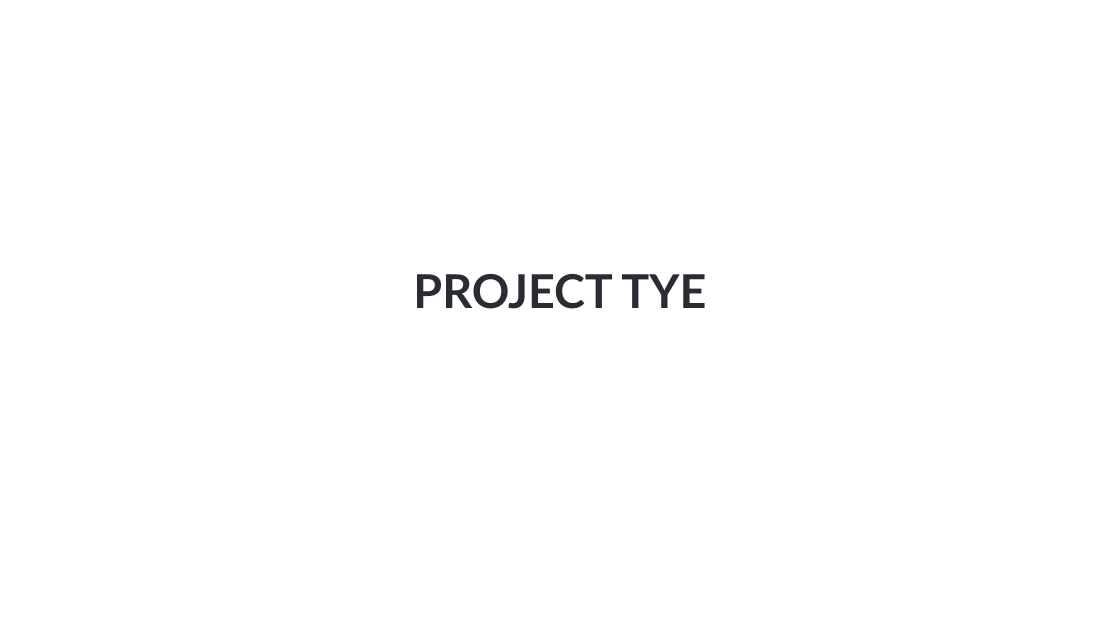
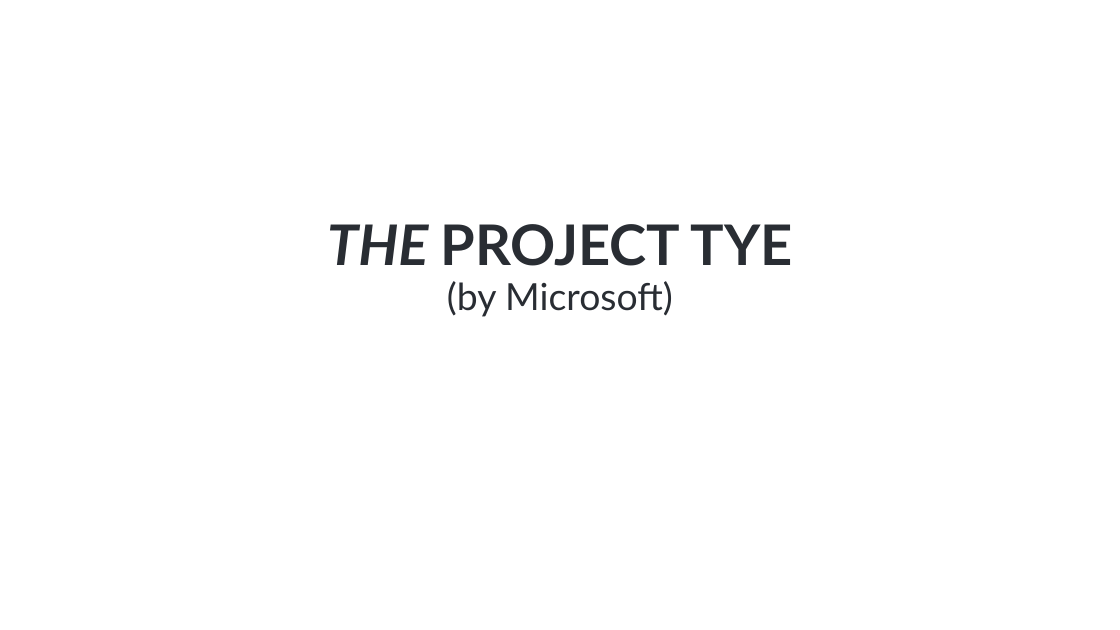
Before and after one commit to hikalkan/presentations, a slide deck: slide 7 of 2023-05-10 ABP Conf 2023 Developing with Kubernetes/Developing with Kubernetes.pptx. Drawn at 1120x630 pixels with LibreOffice and Linux fonts; fonts in the diff are those of the drawing; background and template pictures are left out. Boxes give left, top, right and bottom in pixels: in the first picture for what was removed or moved away, otherwise in the second. Text is boxed around its words. In the diff, an @@ line names an element or a change of style, - is before the commit and + after.

```diff
--- a/2023-05-10 ABP Conf 2023 Developing with Kubernetes/Developing with Kubernetes.pptx
+++ b/2023-05-10 ABP Conf 2023 Developing with Kubernetes/Developing with Kubernetes.pptx
@@ title at (x1=327, y1=224, x2=793, y2=317): text changed; size 40 to 48 pt @@
-PROJECT TYE
+THE PROJECT TYE
+(by Microsoft)
```
Also in this commit, not shown: 1 other slide changed, 2 slides added, 1 slide removed.
